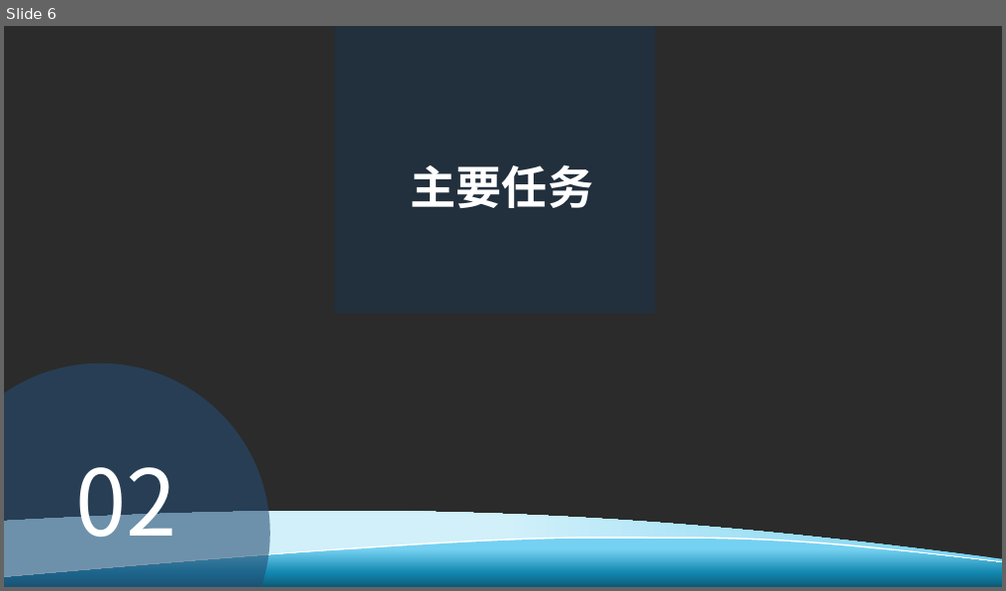
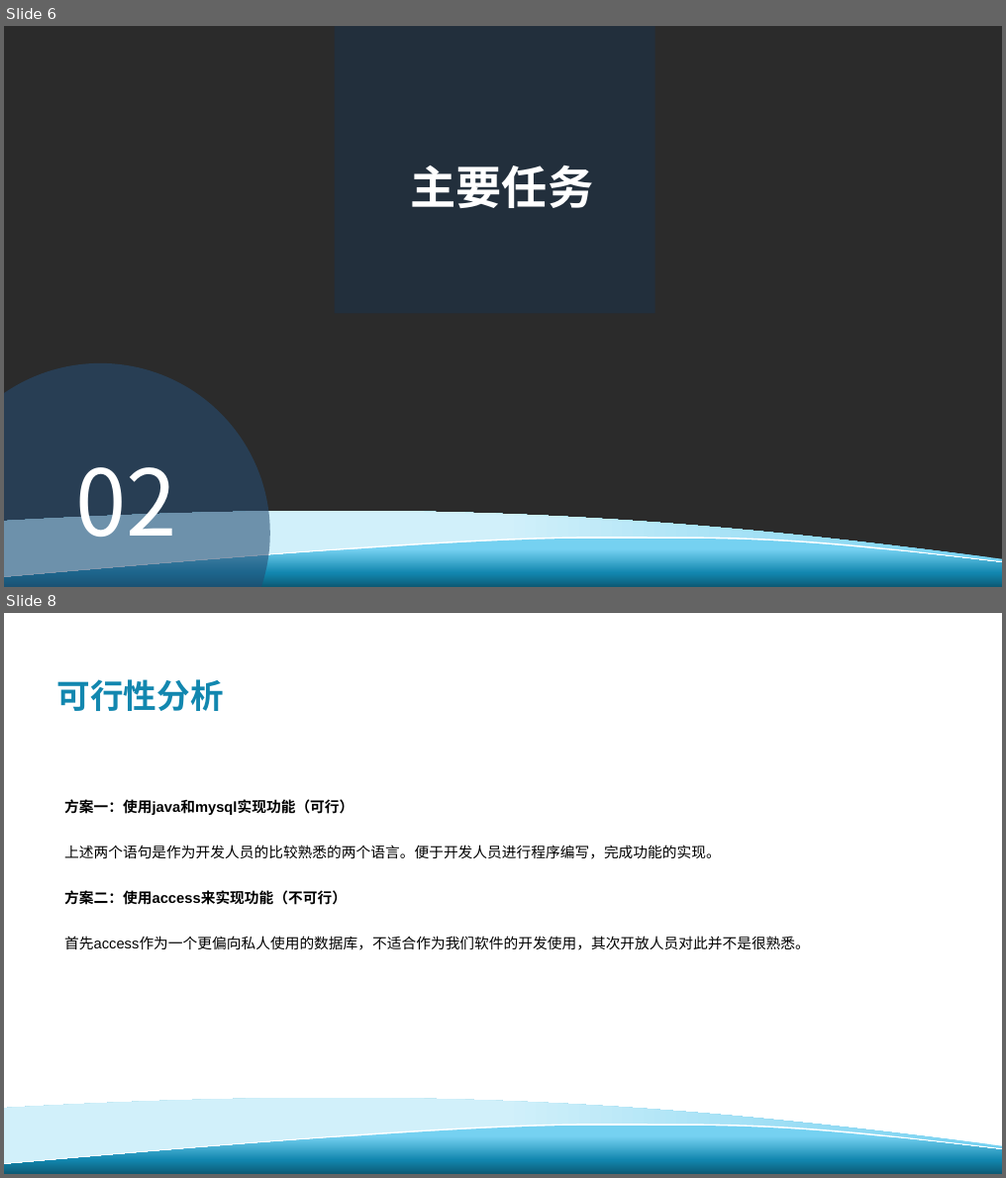
Before and after one commit to davejunction/MHWhelper, a slide deck: SE2019春-G24-项目计划书.pptx. Shown one above the other, each under a label of ours: slide 6 before the commit, slides 6 and 8 after it; the slides between them are not shown. The pictures are 1006x591 and 1006x1178 pixels, drawn with LibreOffice and Linux fonts; fonts in the diff are those of the drawing; background and template pictures are left out; a plain dark background stands for a picture behind light text. Boxes give left, top, right and bottom in pixels: in the first picture for what was removed or moved away, otherwise in the second. Text is boxed around its words. In the diff, an @@ line names an element or a change of style, - is before the commit and + after.

```diff
--- a/SE2019春-G24-项目计划书.pptx
+++ b/SE2019春-G24-项目计划书.pptx
@@ slide 8 added at bbox=[4, 613, 1002, 1174], background #FFFFFF; not listed: 3 template elements that a slide beside it also shows @@
@@ title added at bbox=[57, 679, 224, 711], 32 pt, text #1287AF, bold @@
+可行性分析
@@ text added at bbox=[64, 799, 810, 951], 14 pt, text #000000 @@
+方案一：使用java和mysql实现功能（可行）
+上述两个语句是作为开发人员的比较熟悉的两个语言。便于开发人员进行程序编写，完成功能的实现。
+方案二：使用access来实现功能（不可行）
+首先access作为一个更偏向私人使用的数据库，不适合作为我们软件的开发使用，其次开放人员对此并不是很熟悉。
```
Also in this commit, not shown: 4 slides changed, 6 other slides added, 1 slide removed, 2 other files.
